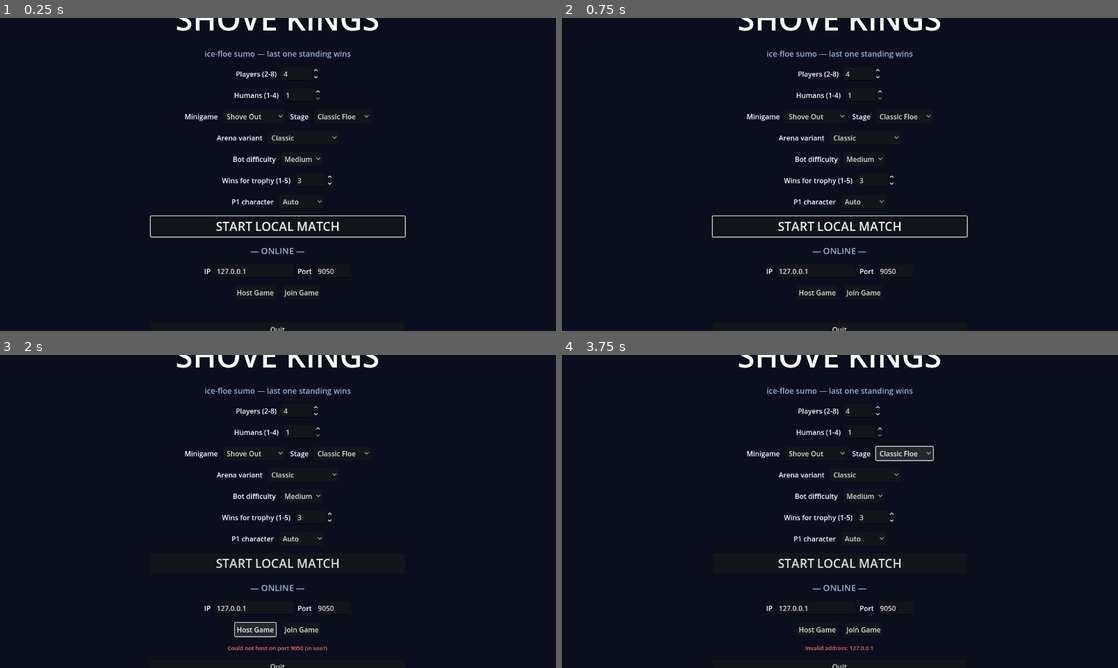
Above: before the commit, frames 1-4 (two rows, left to right).
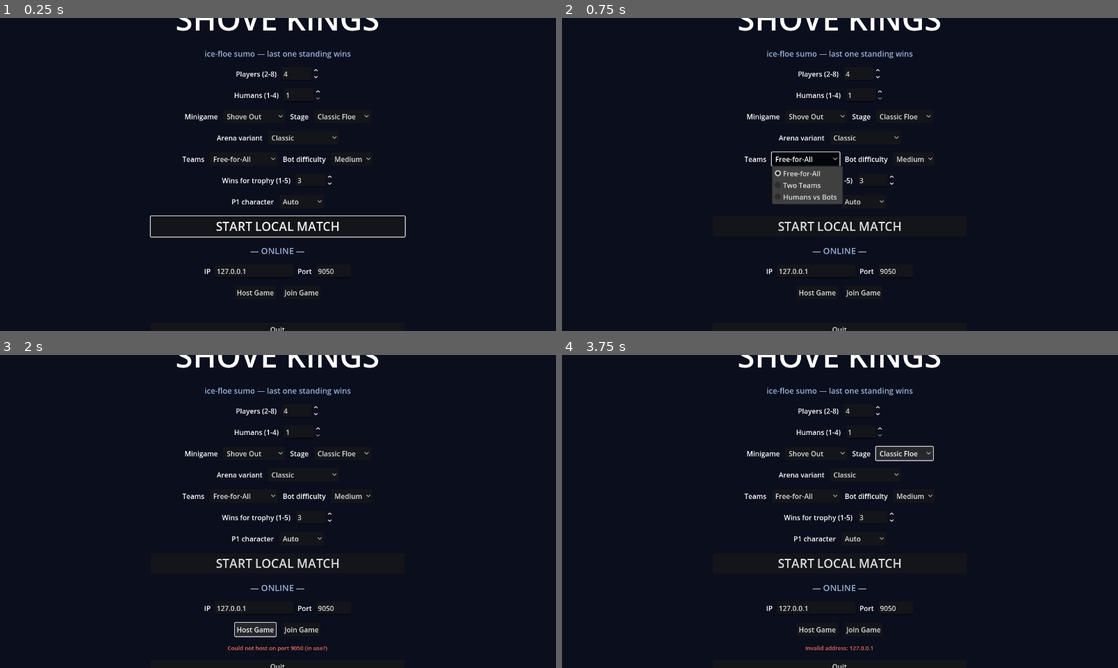
Above: after the commit, the same moments.

Repository: daniyaljavaid/Crash-Bash-2.0
Game: Godot game, scene res://scenes/main_menu.tscn
Same seed, same stepped clock (60 frames per second), same inputs: the game is played once before the commit and once after it.
Inputs (mouse positions are in pixels of both pictures, inside the frame that each line leads up to):
- Up to frame 1 (0.25 s): no input
- Up to frame 2 (0.75 s): click (806, 158) at 0.5 s, where only the run after the commit has a clickable "Free-for-All"
- Up to frame 3 (2 s): click "Host Game" at 1.25 s
- Up to frame 4 (3.75 s): click "Join Game" at 2 s; click "Classic Floe" at 2.75 s; click "Classic Floe" at 3.5 s

The runs differ from the first frame. In frame 1, 0.3% of the frame differs, in the area x 32-67%, y 44-47%; in frame 2, 2.2%, in the area x 26-73%, y 42-71%; in frame 3, 0.3%; in frame 4, 0.3%.

Commit message:
Add teams: Free-for-All, Two Teams, and Humans-vs-Bots handicaps
Team mode rides the whole config chain (menu, lobby leader-owned,
teams=0..2 on dedicated servers, replicated with match start). Team
membership derives deterministically from the mode and roster:
alternating slots for Two Teams, human/bot split for the handicap mode
(which degrades to FFA when a side would be empty).

No friendly fire anywhere: charges gentle-push teammates, snowballs
and boulders pass through them, and bots never target their own side.
Last-standing rounds end when one team remains; Tile Rush sums team
tiles (representative = top claimer); a race win credits the whole
team. Every member of the winning team records a round win, both in
the slot array and the server's identity-keyed standings.

Presentation: gold/silver rings under penguins, [A]/[B] tags in HUD
labels and scoreboards, "X'S TEAM WINS!" banners.

Verified headless: 2v2 completes; 1-human-vs-3-bots ends the moment
the human falls with the full bot team credited; empty-side handicap
falls back to FFA; team Tile Rush resolves by summed tiles; online
smoke shows all teammates' wins accumulating across rounds.

Co-Authored-By: Claude Fable 5 <noreply@anthropic.com>

Diff:
--- a/scenes/lobby.tscn
+++ b/scenes/lobby.tscn
@@ -95,6 +95,13 @@
 alignment = 1
 theme_override_constants/separation = 12
 
+[node name="TeamsLabel" type="Label" parent="Center/VBox/DifficultyRow"]
+layout_mode = 2
+text = "Teams"
+
+[node name="TeamsOption" type="OptionButton" parent="Center/VBox/DifficultyRow"]
+layout_mode = 2
+
 [node name="DifficultyLabel" type="Label" parent="Center/VBox/DifficultyRow"]
 layout_mode = 2
 text = "Bot difficulty"
--- a/scenes/main_menu.tscn
+++ b/scenes/main_menu.tscn
@@ -107,6 +107,13 @@
 alignment = 1
 theme_override_constants/separation = 12
 
+[node name="TeamsLabel" type="Label" parent="Center/VBox/DifficultyRow"]
+layout_mode = 2
+text = "Teams"
+
+[node name="TeamsOption" type="OptionButton" parent="Center/VBox/DifficultyRow"]
+layout_mode = 2
+
 [node name="DifficultyLabel" type="Label" parent="Center/VBox/DifficultyRow"]
 layout_mode = 2
 text = "Bot difficulty"
--- a/scripts/arena.gd
+++ b/scripts/arena.gd
@@ -186,7 +186,14 @@
 func _on_round_ended(winner_slot: int) -> void:
 	if Net.mode == Net.Mode.CLIENT:
 		return # wins arrive replicated with the round-over event
-	MatchConfig.record_win(winner_slot)
+	# Team rounds credit every member of the winning team.
+	var winner_team := MatchConfig.team_of(winner_slot) if winner_slot >= 0 else -1
+	if winner_team >= 0:
+		for i in MatchConfig.player_count:
+			if MatchConfig.team_of(i) == winner_team:
+				MatchConfig.record_win(i)
+	else:
+		MatchConfig.record_win(winner_slot)
 	if Net.is_server():
 		Net.broadcast_round_over(winner_slot, MatchConfig.wins)
 		Net.round_finished_on_server(winner_slot)
--- a/scripts/hud.gd
+++ b/scripts/hud.gd
@@ -109,7 +109,8 @@
 func _on_round_ended(winner_slot: int) -> void:
 	_banner.visible = true
 	if winner_slot >= 0:
-		_banner.text = "%s WINS!" % MatchConfig.COLOR_NAMES[winner_slot]
+		_banner.text = ("%s'S TEAM WINS!" if MatchConfig.team_of(winner_slot) >= 0 \
+			else "%s WINS!") % MatchConfig.COLOR_NAMES[winner_slot]
 		_banner.add_theme_color_override("font_color", MatchConfig.PLAYER_COLORS[winner_slot])
 	else:
 		_banner.text = "TIE!"
--- a/scripts/lobby.gd
+++ b/scripts/lobby.gd
@@ -10,6 +10,7 @@
 @onready var _stage_opt: OptionButton = $Center/VBox/GameRow/StageOption
 @onready var _variant_opt: OptionButton = $Center/VBox/VariantRow/VariantOption
 @onready var _difficulty_opt: OptionButton = $Center/VBox/DifficultyRow/DifficultyOption
+@onready var _teams_opt: OptionButton = $Center/VBox/DifficultyRow/TeamsOption
 @onready var _target_spin: SpinBox = $Center/VBox/TargetRow/TargetSpin
 @onready var _char_opt: OptionButton = $Center/VBox/CharRow/CharOption
 @onready var _bots_check: CheckButton = $Center/VBox/BotsCheck
@@ -25,6 +26,8 @@
 		_variant_opt.add_item(name)
 	for name in MatchConfig.DIFFICULTY_NAMES:
 		_difficulty_opt.add_item(name)
+	for name in MatchConfig.TEAM_MODE_NAMES:
+		_teams_opt.add_item(name)
 	_char_opt.add_item("Auto")
 	for arch in CharacterStats.ARCHETYPES:
 		_char_opt.add_item(arch["name"])
@@ -37,8 +40,10 @@
 	_rebuild_stage_options(Net.lobby_minigame, Net.lobby_stage)
 	_variant_opt.selected = Net.lobby_variant
 	_difficulty_opt.selected = Net.lobby_difficulty
+	_teams_opt.selected = Net.lobby_team_mode
 	_target_spin.set_value_no_signal(Net.lobby_wins_target)
 	_char_opt.item_selected.connect(func(i: int) -> void: Net.set_my_archetype(i - 1))
+	_teams_opt.item_selected.connect(func(_i: int) -> void: _push_config())
 	_game_opt.item_selected.connect(func(i: int) -> void:
 		_rebuild_stage_options(i, 0)
 		_push_config())
@@ -59,7 +64,7 @@
 	if Net.is_server():
 		Net.set_lobby_config(int(_players_spin.value), _bots_check.button_pressed,
 			_variant_opt.selected, int(_target_spin.value), _difficulty_opt.selected,
-			_game_opt.selected, _stage_opt.selected)
+			_game_opt.selected, _stage_opt.selected, _teams_opt.selected)
 
 
 func _rebuild_stage_options(mg: int, selected: int) -> void:
@@ -111,6 +116,7 @@
 	_difficulty_opt.disabled = not editable
 	_target_spin.editable = editable
 	_stage_opt.disabled = not editable
+	_teams_opt.disabled = not editable
 	if not editable:
 		_players_spin.set_value_no_signal(Net.lobby_player_count)
 		_bots_check.set_pressed_no_signal(Net.lobby_fill_bots)
@@ -120,6 +126,7 @@
 		_stage_opt.selected = Net.lobby_stage
 		_variant_opt.selected = Net.lobby_variant
 		_difficulty_opt.selected = Net.lobby_difficulty
+		_teams_opt.selected = Net.lobby_team_mode
 		_target_spin.set_value_no_signal(Net.lobby_wins_target)
 	_start_btn.visible = Net.i_am_leader()
 	_start_btn.disabled = Net.humans_connected() == 0 \
--- a/scripts/main_menu.gd
+++ b/scripts/main_menu.gd
@@ -8,6 +8,7 @@
 @onready var _stage_opt: OptionButton = $Center/VBox/GameRow/StageOption
 @onready var _variant_opt: OptionButton = $Center/VBox/VariantRow/VariantOption
 @onready var _difficulty_opt: OptionButton = $Center/VBox/DifficultyRow/DifficultyOption
+@onready var _teams_opt: OptionButton = $Center/VBox/DifficultyRow/TeamsOption
 @onready var _target_spin: SpinBox = $Center/VBox/TargetRow/TargetSpin
 @onready var _char_rows: VBoxContainer = $Center/VBox/CharRows
 
@@ -37,6 +38,9 @@
 	for name in MatchConfig.DIFFICULTY_NAMES:
 		_difficulty_opt.add_item(name)
 	_difficulty_opt.selected = MatchConfig.difficulty
+	for name in MatchConfig.TEAM_MODE_NAMES:
+		_teams_opt.add_item(name)
+	_teams_opt.selected = MatchConfig.team_mode
 	_target_spin.value = MatchConfig.wins_target
 	_humans_spin.value_changed.connect(func(_v: float) -> void: _rebuild_char_rows())
 	_rebuild_char_rows()
@@ -81,7 +85,8 @@
 	MatchConfig.start_new_match(int(_players_spin.value), int(_humans_spin.value),
 		_variant_opt.selected as MatchConfig.Variant, int(_target_spin.value), choices,
 		_difficulty_opt.selected as MatchConfig.Difficulty,
-		_game_opt.selected as MatchConfig.Minigame, _stage_opt.selected)
+		_game_opt.selected as MatchConfig.Minigame, _stage_opt.selected,
+		_teams_opt.selected as MatchConfig.TeamMode)
 	get_tree().change_scene_to_file("res://scenes/arena.tscn")
 
 
@@ -145,6 +150,7 @@
 	Net.lobby_difficulty = MatchConfig.difficulty # honors `difficulty=` user arg
 	Net.lobby_minigame = MatchConfig.minigame # honors `game=` user arg
 	Net.lobby_stage = clampi(MatchConfig.stage, 0, Stages.count(MatchConfig.minigame) - 1)
+	Net.lobby_team_mode = MatchConfig.team_mode # honors `teams=` user arg
 	print("[server] dedicated server listening on port %d (players=%d bots=%s autostart=%d variant=%d)" % [
 		port, Net.lobby_player_count, fill_bots, Net.autostart_humans, Net.lobby_variant])
 	get_tree().change_scene_to_file.call_deferred("res://scenes/lobby.tscn")
--- a/scripts/match_config.gd
+++ b/scripts/match_config.gd
@@ -25,11 +25,15 @@
 enum Minigame { SHOVE, TILE, SNOW, GOAL, BOULDER, RACE }
 const MINIGAME_NAMES := ["Shove Out", "Tile Rush", "Snow Brawl", "Puck Panic", "Boulder Brawl", "Floe Dash"]
 
+enum TeamMode { FFA, ALTERNATING, HUMANS_VS_BOTS }
+const TEAM_MODE_NAMES := ["Free-for-All", "Two Teams", "Humans vs Bots"]
+
 var player_count := 4
 var human_count := 1
 var variant := Variant.CLASSIC
 var minigame := Minigame.SHOVE
 var stage := 0                          # per-minigame arena layout (see Stages)
+var team_mode := TeamMode.FFA
 var difficulty := Difficulty.MEDIUM     # bot decision quality; never stat cheats
 var wins_target := 3                    # round wins needed to take the trophy
 var archetype_choices: Array[int] = []  # per slot; -1 = auto (cycle by slot)
@@ -52,12 +56,13 @@
 func start_new_match(players: int, humans: int, p_variant := Variant.CLASSIC,
 		p_wins_target := 3, choices: Array[int] = [],
 		p_difficulty := Difficulty.MEDIUM, p_minigame := Minigame.SHOVE,
-		p_stage := 0) -> void:
+		p_stage := 0, p_team_mode := TeamMode.FFA) -> void:
 	player_count = clampi(players, 2, 8)
 	human_count = clampi(humans, 1, mini(4, player_count))
 	variant = p_variant
 	minigame = p_minigame
 	stage = clampi(p_stage, 0, Stages.count(minigame) - 1)
+	team_mode = p_team_mode
 	difficulty = p_difficulty
 	wins_target = clampi(p_wins_target, 1, 5)
 	archetype_choices = []
@@ -78,6 +83,31 @@
 		if wins[i] >= wins_target:
 			return i
 	return -1
+
+
+## Team id for a slot (-1 = free-for-all). Humans-vs-Bots degrades to FFA when
+## the roster has no bots (or no humans) — otherwise one side starts empty and
+## the round would end instantly.
+func team_of(slot: int) -> int:
+	match team_mode:
+		TeamMode.ALTERNATING:
+			return slot % 2
+		TeamMode.HUMANS_VS_BOTS:
+			var humans := 0
+			for i in player_count:
+				if _slot_is_human(i):
+					humans += 1
+			if humans == 0 or humans == player_count:
+				return -1
+			return 0 if _slot_is_human(slot) else 1
+		_:
+			return -1
+
+
+func _slot_is_human(slot: int) -> bool:
+	if Net.is_online():
+		return Net.slot_is_human(slot)
+	return slot < human_count
 
 
 func has_ice_blocks() -> bool:
@@ -108,7 +138,11 @@
 			who = "BOT"
 	else:
 		who = "P%d" % (slot + 1) if slot < human_count else "BOT"
-	return "%s %s (%s)" % [who, COLOR_NAMES[slot], archetype_for_slot(slot)["name"]]
+	var team_tag := ""
+	var t := team_of(slot)
+	if t >= 0:
+		team_tag = "[%s] " % ("A" if t == 0 else "B")
+	return "%s%s %s (%s)" % [team_tag, who, COLOR_NAMES[slot], archetype_for_slot(slot)["name"]]
 
 
 func apply_video_settings() -> void:
@@ -159,3 +193,5 @@
 			minigame = clampi(arg.get_slice("=", 1).to_int(), 0, Minigame.size() - 1) as Minigame
 		elif arg.begins_with("stage="):
 			stage = maxi(arg.get_slice("=", 1).to_int(), 0)
+		elif arg.begins_with("teams="):
+			team_mode = clampi(arg.get_slice("=", 1).to_int(), 0, TeamMode.size() - 1) as TeamMode
--- a/scripts/net/client_replica.gd
+++ b/scripts/net/client_replica.gd
@@ -87,6 +87,7 @@
 		var p: SimPlayer = MatchSim.PLAYER_SCENE.instantiate()
 		add_child(p)
 		p.setup(i, MatchConfig.archetype_for_slot(i), MatchConfig.PLAYER_COLORS[i])
+		p.set_team(MatchConfig.team_of(i))
 		p.make_puppet()
 		var angle := TAU * float(i) / float(player_count)
 		var out := Vector3(sin(angle), 0.0, cos(angle))
--- a/scripts/net/network_manager.gd
+++ b/scripts/net/network_manager.gd
@@ -47,6 +47,7 @@
 var lobby_difficulty := 1              # MatchConfig.Difficulty, default Medium
 var lobby_minigame := 0                # MatchConfig.Minigame
 var lobby_stage := 0                   # per-minigame arena layout
+var lobby_team_mode := 0               # MatchConfig.TeamMode
 
 # server-side: peer id -> archetype choice (-1 = auto)
 var _peer_archetypes := {}
@@ -167,7 +168,8 @@
 
 
 func set_lobby_config(player_count: int, fill_bots: bool, variant: int,
-		wins_target := 3, difficulty := 1, minigame := 0, stage := 0) -> void:
+		wins_target := 3, difficulty := 1, minigame := 0, stage := 0,
+		team_mode := 0) -> void:
 	lobby_player_count = clampi(player_count, 2, 8)
 	lobby_fill_bots = fill_bots
 	lobby_variant = clampi(variant, 0, MatchConfig.Variant.size() - 1)
@@ -175,6 +177,7 @@
 	lobby_difficulty = clampi(difficulty, 0, MatchConfig.Difficulty.size() - 1)
 	lobby_minigame = clampi(minigame, 0, MatchConfig.Minigame.size() - 1)
 	lobby_stage = clampi(stage, 0, Stages.count(lobby_minigame) - 1)
+	lobby_team_mode = clampi(team_mode, 0, MatchConfig.TeamMode.size() - 1)
 	_broadcast_lobby()
 
 
@@ -196,7 +199,8 @@
 	if is_server():
 		_s2c_lobby_state.rpc(lobby_peer_ids, waiting_peer_ids,
 			lobby_player_count, lobby_fill_bots, lobby_variant, lobby_wins_target,
-			lobby_difficulty, lobby_minigame, lobby_stage, _round_active)
+			lobby_difficulty, lobby_minigame, lobby_stage, lobby_team_mode,
+			_round_active)
 		lobby_updated.emit()
 		if autostart_humans > 0 and not _round_active \
 				and lobby_peer_ids.size() >= autostart_humans:
@@ -206,7 +210,7 @@
 @rpc("authority", "call_remote", "reliable")
 func _s2c_lobby_state(peer_ids: Array, waiting_ids: Array, player_count: int,
 		fill_bots: bool, variant: int, wins_target: int, difficulty: int,
-		minigame: int, stage: int, in_progress: bool) -> void:
+		minigame: int, stage: int, team_mode: int, in_progress: bool) -> void:
 	lobby_peer_ids.assign(peer_ids)
 	waiting_peer_ids.assign(waiting_ids)
 	lobby_player_count = player_count
@@ -216,6 +220,7 @@
 	lobby_difficulty = difficulty
 	lobby_minigame = minigame
 	lobby_stage = stage
+	lobby_team_mode = team_mode
 	match_in_progress = in_progress
 	lobby_updated.emit()
 
@@ -285,9 +290,9 @@
 	_round_active = true
 	match_in_progress = true
 	_s2c_match_start.rpc(slot_peers, wins, lobby_variant, lobby_wins_target,
-		choices, lobby_difficulty, lobby_minigame, lobby_stage)
+		choices, lobby_difficulty, lobby_minigame, lobby_stage, lobby_team_mode)
 	_apply_match_start(slot_peers, wins, lobby_variant, lobby_wins_target,
-		choices, lobby_difficulty, lobby_minigame, lobby_stage)
+		choices, lobby_difficulty, lobby_minigame, lobby_stage, lobby_team_mode)
 
 
 func _slot_identity(slot: int) -> String:
@@ -298,15 +303,15 @@
 @rpc("authority", "call_remote", "reliable")
 func _s2c_match_start(assignments: Array, wins: Array, variant: int,
 		wins_target: int, choices: Array, difficulty: int, minigame: int,
-		stage: int) -> void:
+		stage: int, team_mode: int) -> void:
 	_round_active = true
 	_apply_match_start(assignments, wins, variant, wins_target, choices,
-		difficulty, minigame, stage)
+		difficulty, minigame, stage, team_mode)
 
 
 func _apply_match_start(assignments: Array, wins: Array, variant: int,
 		wins_target: int, choices: Array, difficulty: int, minigame: int,
-		stage: int) -> void:
+		stage: int, team_mode: int) -> void:
 	slot_peers.assign(assignments)
 	my_slot = slot_peers.find(multiplayer.get_unique_id())
 	match_in_progress = true
@@ -319,6 +324,7 @@
 	MatchConfig.difficulty = difficulty as MatchConfig.Difficulty
 	MatchConfig.minigame = minigame as MatchConfig.Minigame
 	MatchConfig.stage = stage
+	MatchConfig.team_mode = team_mode as MatchConfig.TeamMode
 	MatchConfig.wins.assign(wins)
 	match_started.emit()
 	get_tree().change_scene_to_file("res://scenes/arena.tscn")
@@ -351,8 +357,12 @@
 ## against a roster-stable identity and re-opens the lobby for late joiners.
 func round_finished_on_server(winner_slot: int) -> void:
 	if winner_slot >= 0:
-		var key := _slot_identity(winner_slot)
-		_wins_by_identity[key] = _wins_by_identity.get(key, 0) + 1
+		var winner_team := MatchConfig.team_of(winner_slot)
+		for slot in slot_peers.size():
+			if slot == winner_slot \
+					or (winner_team >= 0 and MatchConfig.team_of(slot) == winner_team):
+				var key := _slot_identity(slot)
+				_wins_by_identity[key] = _wins_by_identity.get(key, 0) + 1
 	_round_active = false
 	_broadcast_lobby() # waiting clients learn the round ended
 	if autonext_seconds > 0:
--- a/scripts/sim/bot_controller.gd
+++ b/scripts/sim/bot_controller.gd
@@ -260,7 +260,7 @@
 	var nearest: SimPlayer = null
 	var nearest_d := INF
 	for p in sim.players:
-		if p == player or not p.alive:
+		if p == player or not p.alive or player.is_teammate(p):
 			continue
 		var d := player.global_position.distance_squared_to(p.global_position)
 		if d < nearest_d:
@@ -272,7 +272,7 @@
 	var best_r := _target_radius(nearest)
 	var reach := sqrt(nearest_d) * 1.6 # only detour to victims not much farther
 	for p in sim.players:
-		if p == player or not p.alive:
+		if p == player or not p.alive or player.is_teammate(p):
 			continue
 		if player.global_position.distance_to(p.global_position) <= reach \
 				and _target_radius(p) > best_r:
--- a/scripts/sim/boulders.gd
+++ b/scripts/sim/boulders.gd
@@ -127,8 +127,9 @@
 	if _sim.point_in_cover(b["pos"]):
 		_shatter(id, b) # smashed against a rock pillar
 		return
+	var thrower: SimPlayer = _sim.players[b["carrier"]]
 	for p in _sim.players:
-		if p.slot == b["carrier"] or not p.alive:
+		if p.slot == b["carrier"] or not p.alive or thrower.is_teammate(p):
 			continue
 		var d: Vector3 = p.global_position + Vector3(0, 0.5, 0) - b["pos"]
 		if d.length() <= HIT_RADIUS:
--- a/scripts/sim/match_sim.gd
+++ b/scripts/sim/match_sim.gd
@@ -196,6 +196,7 @@
 		var p: SimPlayer = PLAYER_SCENE.instantiate()
 		add_child(p)
 		p.setup(i, MatchConfig.archetype_for_slot(i), MatchConfig.PLAYER_COLORS[i])
+		p.set_team(MatchConfig.team_of(i))
 		p.landed_hit.connect(func(victim: SimPlayer) -> void:
 			player_hit.emit(p.slot, victim.slot, victim.global_position))
 		if minigame == MatchConfig.Minigame.SNOW:
@@ -399,16 +400,32 @@
 	if minigame == MatchConfig.Minigame.TILE:
 		# No eliminations: the clock decides, most tiles wins.
 		if time_left <= 0.0:
-			winner_slot = tile_grid.leader()
+			winner_slot = _team_tile_leader() if _teams_active() else tile_grid.leader()
 			_finish()
 		return
 	if minigame == MatchConfig.Minigame.RACE:
 		var done := race.finished_slot()
 		if done >= 0:
-			winner_slot = done
+			winner_slot = done # their whole team is credited at round end
 			_finish()
 		elif time_left <= 0.0:
 			winner_slot = race.leader()
+			_finish()
+		return
+	if _teams_active():
+		# Round ends when a single team has everyone else in the water.
+		var alive_teams := {}
+		var representative: SimPlayer = null
+		for p in players:
+			if p.alive:
+				alive_teams[p.team] = true
+				representative = p
+		if alive_teams.size() <= 1:
+			winner_slot = representative.slot if representative != null else -1
+			_finish()
+		elif time_left <= 0.0:
+			winner_slot = pucks.leader() if pucks != null \
+				else (boulders.leader() if boulders != null else -1)
 			_finish()
 		return
 	var last_alive: SimPlayer = null
@@ -429,6 +446,40 @@
 		else:
 			winner_slot = -1
 		_finish()
+
+
+func _teams_active() -> bool:
+	for p in players:
+		if p.team >= 0:
+			return true
+	return false
+
+
+## Winning team by summed tiles; representative = that team's top claimer.
+func _team_tile_leader() -> int:
+	var sums := {}
+	for slot in players.size():
+		var t: int = players[slot].team
+		sums[t] = sums.get(t, 0) + tile_grid.counts[slot]
+	var best_team := -1
+	var best_sum := -1
+	var tied := false
+	for t in sums:
+		if sums[t] > best_sum:
+			best_sum = sums[t]
+			best_team = t
+			tied = false
+		elif sums[t] == best_sum:
+			tied = true
+	if tied:
+		return -1
+	var rep := -1
+	var rep_tiles := -1
+	for slot in players.size():
+		if players[slot].team == best_team and tile_grid.counts[slot] > rep_tiles:
+			rep_tiles = tile_grid.counts[slot]
+			rep = slot
+	return rep
 
 
 ## True when a projectile point is inside any cover obstacle.
--- a/scripts/sim/sim_player.gd
+++ b/scripts/sim/sim_player.gd
@@ -9,6 +9,7 @@
 
 var throw_mode := false # Snow Brawl/Boulder Brawl: charge input becomes a throw
 var carry_slow := false # Boulder Brawl: hauling a boulder slows you
+var team := -1          # -1 = free-for-all; teammates can't hurt each other
 var slot := 0
 var stats := {}          # one entry of CharacterStats.ARCHETYPES
 var stamina := Tuning.STAMINA_MAX
@@ -140,6 +141,32 @@
 	if frozen != _was_frozen:
 		_was_frozen = frozen
 		set_frozen_visual(frozen)
+
+
+func is_teammate(other: SimPlayer) -> bool:
+	return team >= 0 and other.team == team
+
+
+## Flat ring under the penguin marking its team (gold = A, silver = B).
+## Used by both the sim body and puppets.
+func set_team(p_team: int) -> void:
+	team = p_team
+	if team < 0:
+		return
+	var ring := MeshInstance3D.new()
+	var torus := TorusMesh.new()
+	torus.inner_radius = 0.5
+	torus.outer_radius = 0.62
+	var mat := StandardMaterial3D.new()
+	mat.albedo_color = Color(1.0, 0.85, 0.25) if team == 0 else Color(0.8, 0.85, 0.95)
+	mat.emission_enabled = true
+	mat.emission = mat.albedo_color * 0.5
+	mat.shading_mode = BaseMaterial3D.SHADING_MODE_UNSHADED
+	ring.material_override = mat
+	ring.mesh = torus
+	ring.scale = Vector3(1, 0.06, 1)
+	ring.position = Vector3(0, -0.76, 0)
+	add_child(ring)
 
 
 func apply_grow() -> void:
@@ -250,7 +277,7 @@
 			continue
 		if not (other is SimPlayer) or not other.alive:
 			continue
-		if charging and not _hit_landed:
+		if charging and not _hit_landed and not is_teammate(other):
 			_hit_landed = true
 			var impulse: float = stats.push_power * power_mult * other.knockback_mult
 			other.velocity.x += charge_dir.x * impulse
--- a/scripts/sim/snowballs.gd
+++ b/scripts/sim/snowballs.gd
@@ -44,8 +44,9 @@
 			_remove(id, b["pos"]) # splatted against an ice wall
 			continue
 		var hit := false
+		var owner: SimPlayer = _sim.players[b["owner"]]
 		for p in _sim.players:
-			if p.slot == b["owner"] or not p.alive:
+			if p.slot == b["owner"] or not p.alive or owner.is_teammate(p):
 				continue
 			var d: Vector3 = p.global_position + Vector3(0, 0.3, 0) - b["pos"]
 			if d.length() <= HIT_RADIUS:
